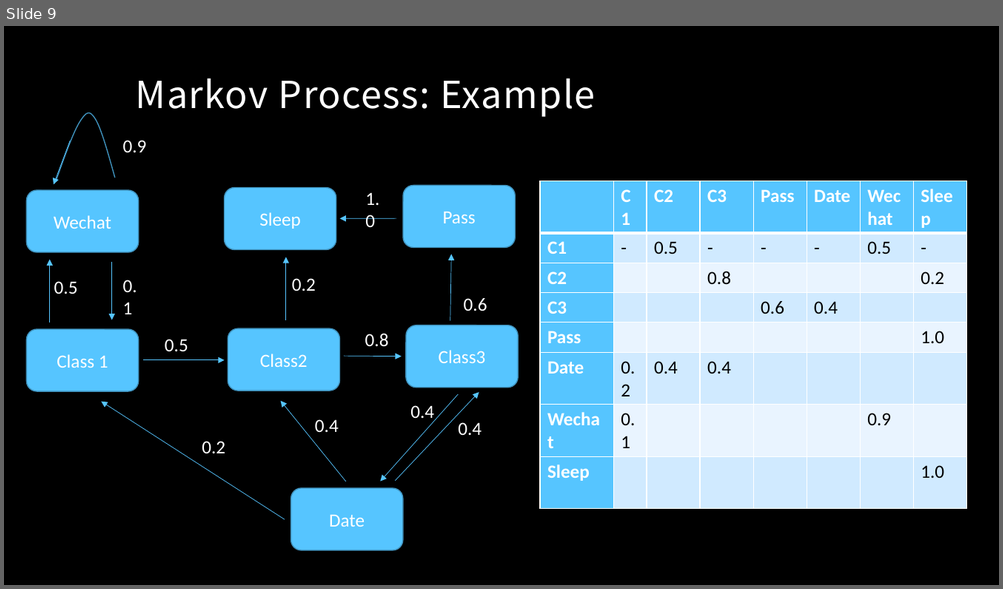
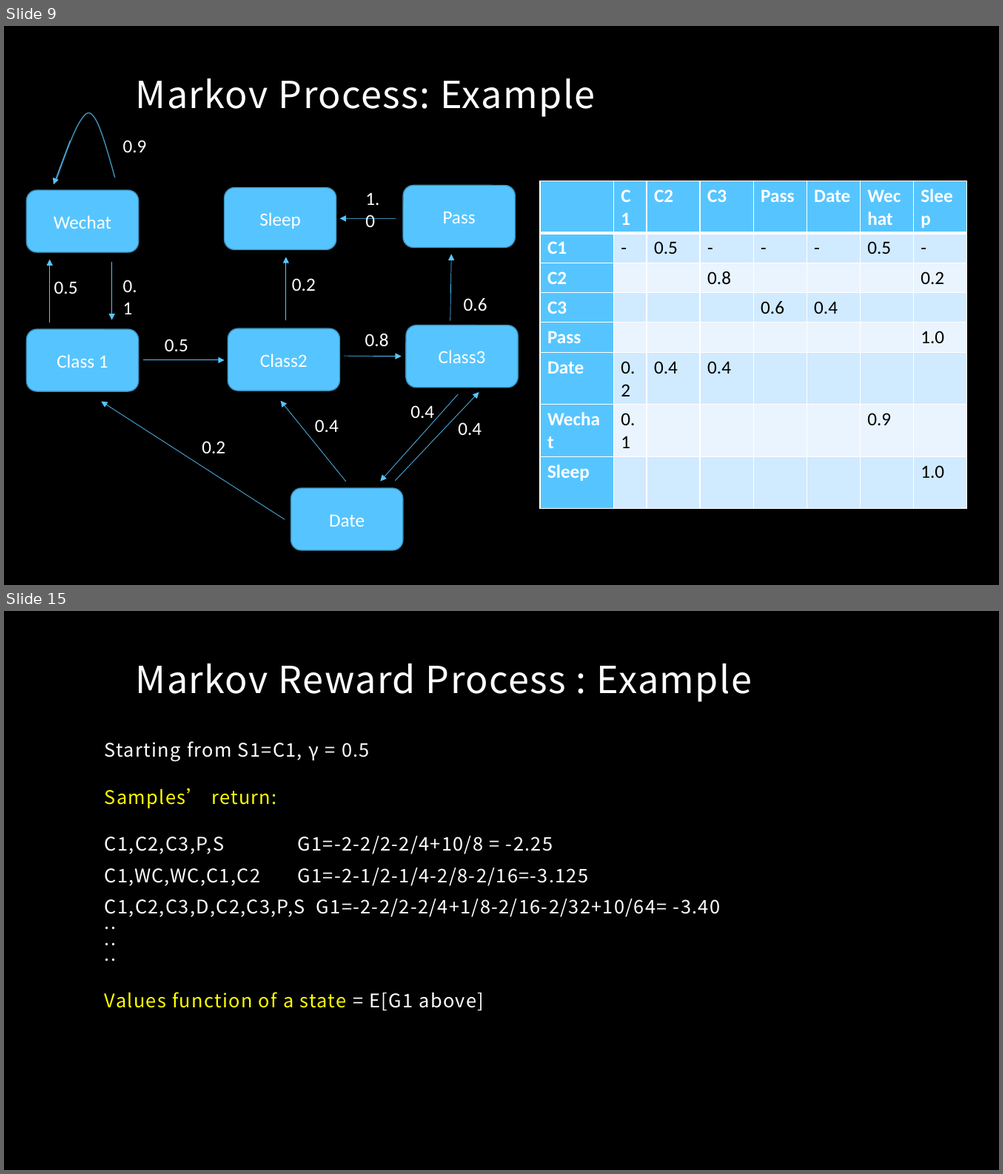
Before and after one commit to MacgyverLin/VintageComputer, a slide deck: Speech/Reinforcement Learning 2.pptx. Shown one above the other, each under a label of ours: slide 9 before the commit, slides 9 and 15 after it; the slides between them are not shown. The pictures are 1003x589 and 1003x1174 pixels, drawn with LibreOffice and Linux fonts; fonts in the diff are those of the drawing; background and template pictures are left out. Boxes give left, top, right and bottom in pixels: in the first picture for what was removed or moved away, otherwise in the second. Text is boxed around its words. In the diff, an @@ line names an element or a change of style, - is before the commit and + after.

```diff
--- a/Speech/Reinforcement Learning 2.pptx
+++ b/Speech/Reinforcement Learning 2.pptx
@@ slide 15 added at <box>4,611,999,1170</box>, background picture (left out) @@
@@ title added at <box>136,664,751,702</box>, 36 pt, text #FFFFFF @@
+Markov Reward Process : Example
@@ text added at <box>105,741,720,1011</box>, 18.1 pt, text #FFFFFF @@
+Starting from S1=C1, γ = 0.5
+Samples’ return:
+C1,C2,C3,P,S G1=-2-2/2-2/4+10/8 = -2.25
+C1,WC,WC,C1,C2 G1=-2-1/2-1/4-2/8-2/16=-3.125
+C1,C2,C3,D,C2,C3,P,S G1=-2-2/2-2/4+1/8-2/16-2/32+10/64= -3.40
+..
+..
+..
+Values function of a state = E[G1 above]
```
Also in this commit, not shown: 1 slide changed, 10 other slides added.
